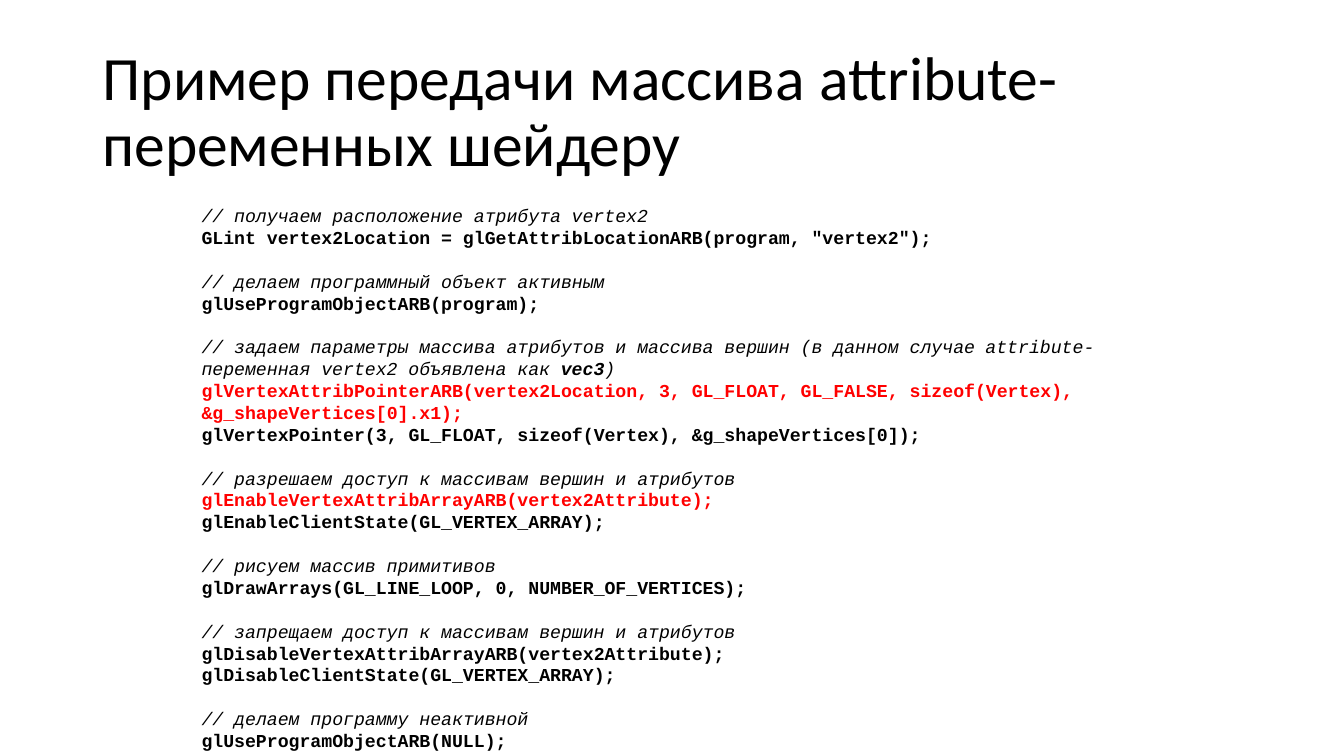
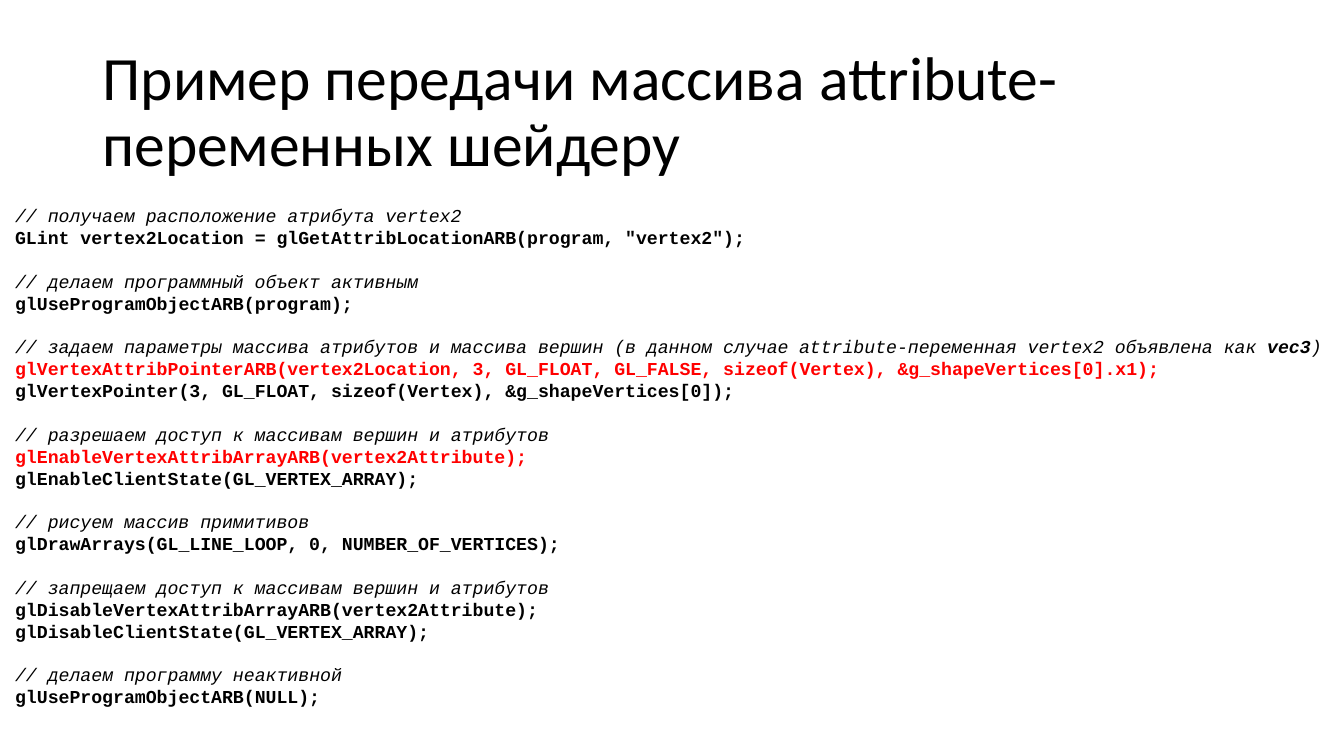
Before and after one commit to alexey-malov/cg-course, a slide deck: slide 61 of lectures/06 - Программирование с использованием шейдеров.pptx. Drawn at 1344x756 pixels with LibreOffice and Linux fonts; fonts in the diff are those of the drawing. Boxes give left, top, right and bottom in pixels: in the first picture for what was removed or moved away, otherwise in the second. Text is boxed around its words. In the diff, an @@ line names an element or a change of style, - is before the commit and + after.

Commit message:
обновил презентацию

```diff
--- a/lectures/06 - Программирование с использованием шейдеров.pptx
+++ b/lectures/06 - Программирование с использованием шейдеров.pptx
@@ text "// получаем расположение атрибута vertex2" rewrapped from (x1=202, y1=210, x2=1094, y2=751) to (x1=15, y1=209, x2=1321, y2=707) @@
```
